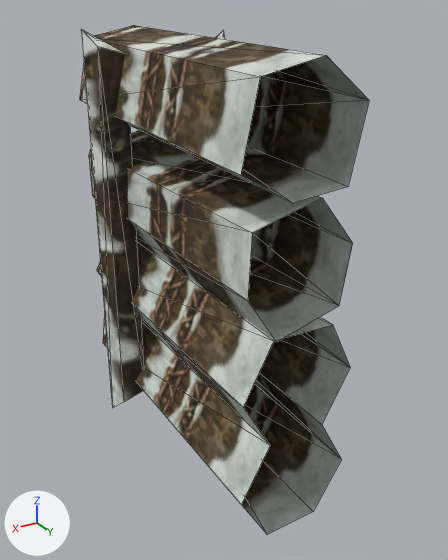
A saved change to the OBJ model sceneobjs/zhanchang_fuben_192/building/zhanchang_fuben_192_building_yd_dmzl.obj.
One viewpoint serves both versions: a camera (50 mm lens) standing at (65.7, 81.4, 52.9) and looking at (-9.6, -44.1, -9.8). Every picture has the same lights, and +X, +Y and +Z are marked at lower left. Mesh edges are drawn as thin lines. Where no turn or scale is listed for an object, it has been applied to the vertices.

Objects in the first picture: 'zhanchang_fuben_192_building_yd_dmzl'.
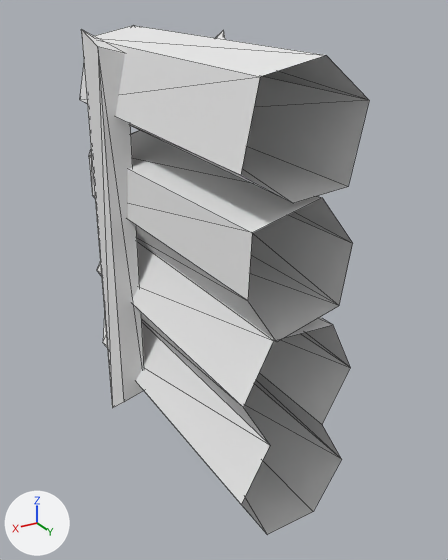
Changed parts and their boxes [x1, y1, x2, y2] in the pictures (448 x 560 px):
'zhanchang_fuben_192_building_yd_dmzl', recoloured
    both: [80, 25, 369, 534]

Edits to the bpy script that builds the scene:
```text
Add mat_material_1_1:
    mat_material_1_1 = principled_material('material_1')
    mat_material_1_1.base_color = (0.8, 0.8, 0.8)  # white #e7e7e7
    mat_material_1_1.roughness = 1.0
Change me_zhanchang_fuben_192_building_yd_dmzl:
    where me_zhanchang_fuben_192_building_yd_dmzl.from_pydata(...)  # 72 vertices, 100 faces; spans x -17.9..17.9, y -109.9..0.1, z -49.7..50.0
    remove me_zhanchang_fuben_192_building_yd_dmzl.materials.append(mat_material_1)  # picture img_zhanchang_fuben_192_building_yd_dm_02_png
    add me_zhanchang_fuben_192_building_yd_dmzl.materials.append(mat_material_1_1)  # white #e7e7e7
```
